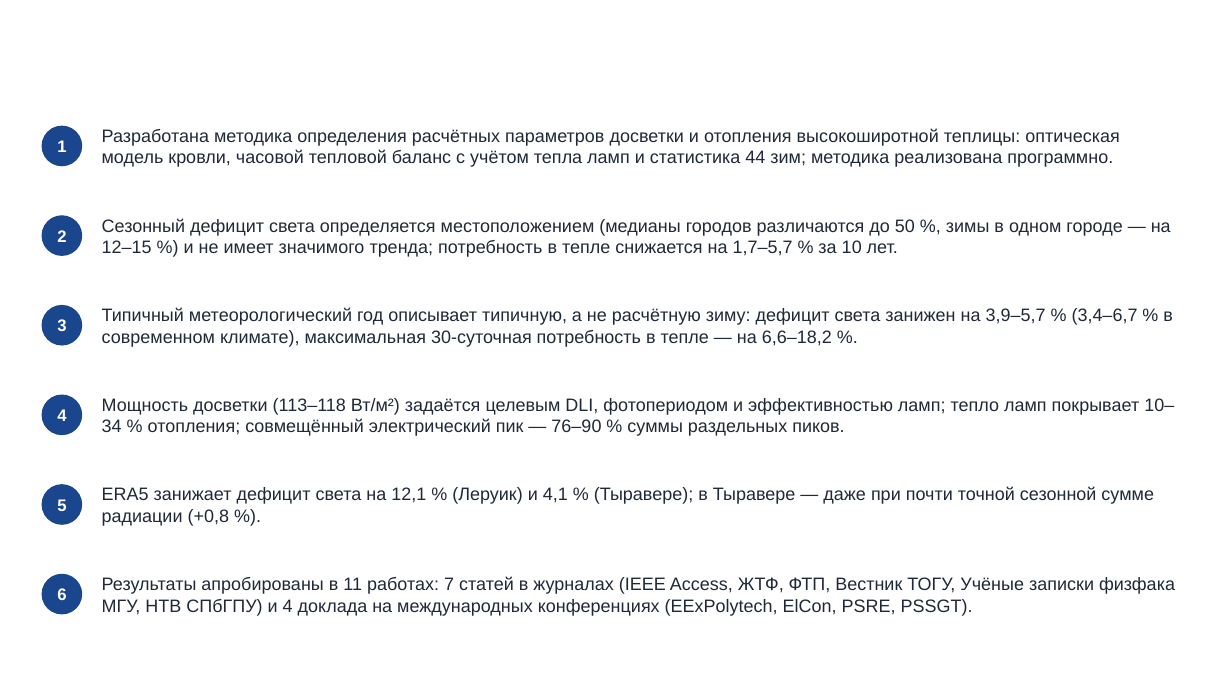
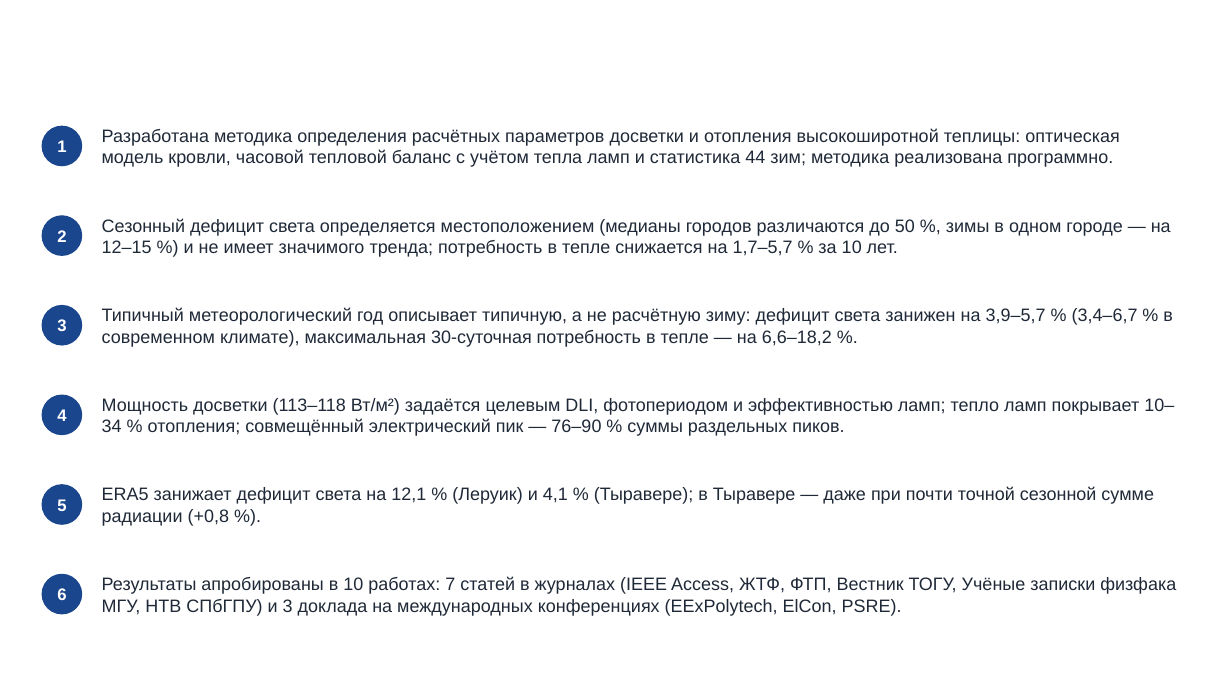
Before and after one commit to dyuanbiao/-, a slide deck: slide 14 of vik/Презентация проекта - Дэн Ю..pptx. Drawn at 1232x693 pixels with LibreOffice and Linux fonts; fonts in the diff are those of the drawing; background and template pictures are left out. Boxes give left, top, right and bottom in pixels: in the first picture for what was removed or moved away, otherwise in the second. Text is boxed around its words. In the diff, an @@ line names an element or a change of style, - is before the commit and + after.

```diff
--- a/vik/Презентация проекта - Дэн Ю..pptx
+++ b/vik/Презентация проекта - Дэн Ю..pptx
@@ text at (102,576,1176,616): text changed @@
-Результаты апробированы в 11 работах: 7 статей в журналах (IEEE Access, ЖТФ, ФТП, Вестник ТОГУ, Учёные записки физфака МГУ, НТВ СПбГПУ) и 4 доклада на международных конференциях (EExPolytech, ElCon, PSRE, PSSGT).
+Результаты апробированы в 10 работах: 7 статей в журналах (IEEE Access, ЖТФ, ФТП, Вестник ТОГУ, Учёные записки физфака МГУ, НТВ СПбГПУ) и 3 доклада на международных конференциях (EExPolytech, ElCon, PSRE).
```
Also in this commit, not shown: 1 other slide changed, 3 other files.
